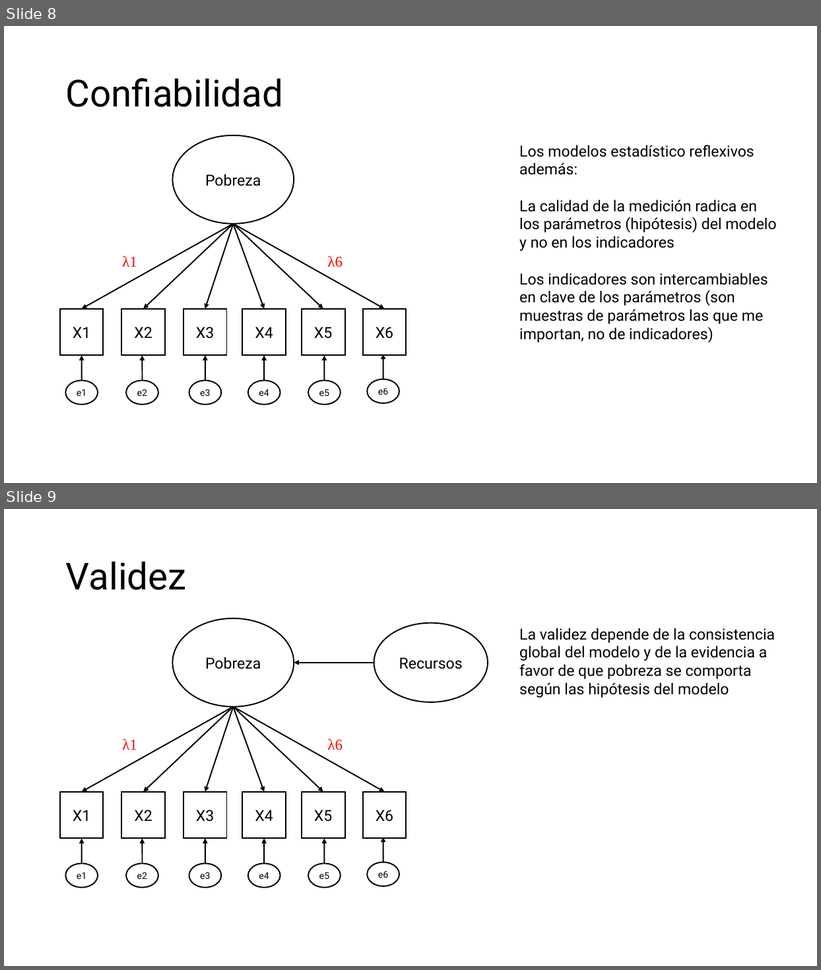
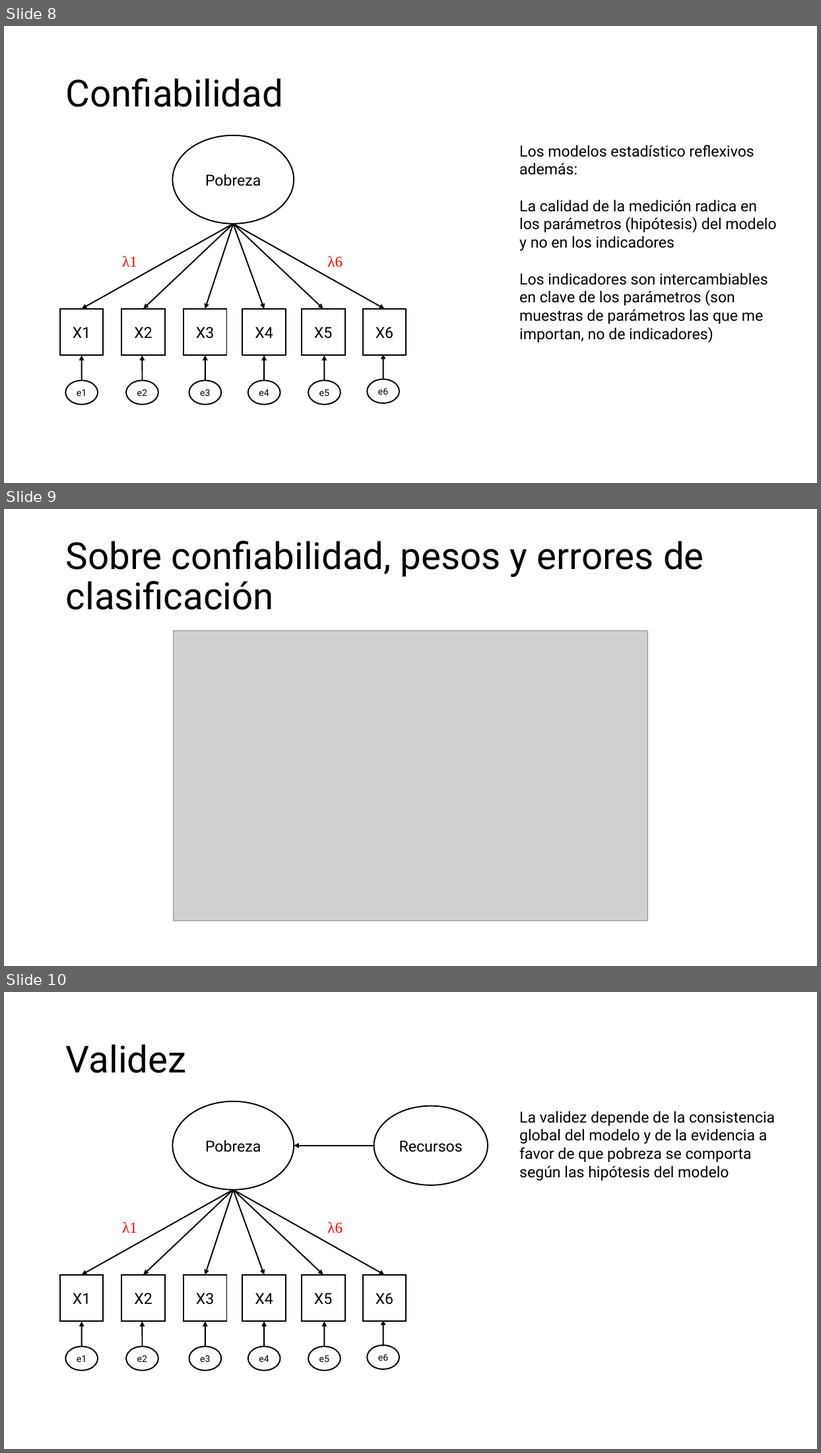
Before and after one commit to hectornajera83/PobrezaDesigualdad2025, a slide deck: Taller_MedicionPobreza.pptx. Shown one above the other, each under a label of ours: slides 8 and 9 before the commit, slides 8, 9 and 10 after it. The pictures are 821x970 and 821x1453 pixels, drawn with LibreOffice and Linux fonts; fonts in the diff are those of the drawing; grey boxes stand for pictures. Boxes give left, top, right and bottom in pixels: in the first picture for what was removed or moved away, otherwise in the second. Text is boxed around its words. In the diff, an @@ line names an element or a change of style, - is before the commit and + after.

```diff
--- a/Taller_MedicionPobreza.pptx
+++ b/Taller_MedicionPobreza.pptx
@@ slide 9 added at (4,509,817,966), background #FFFFFF @@
@@ title added at (66,541,704,610), 44 pt, text #000000 @@
+Sobre confiabilidad, pesos y errores de clasificación
@@ picture added at (174,631,648,921) @@
@@ what was slide 9 is now slide 10 @@
```
Also in this commit, not shown: 1 other slide added.
